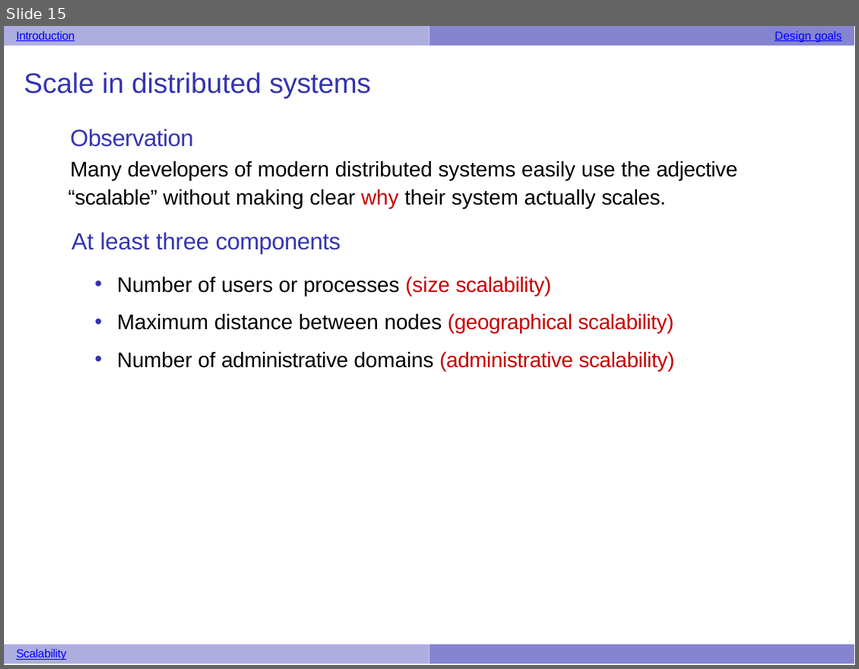
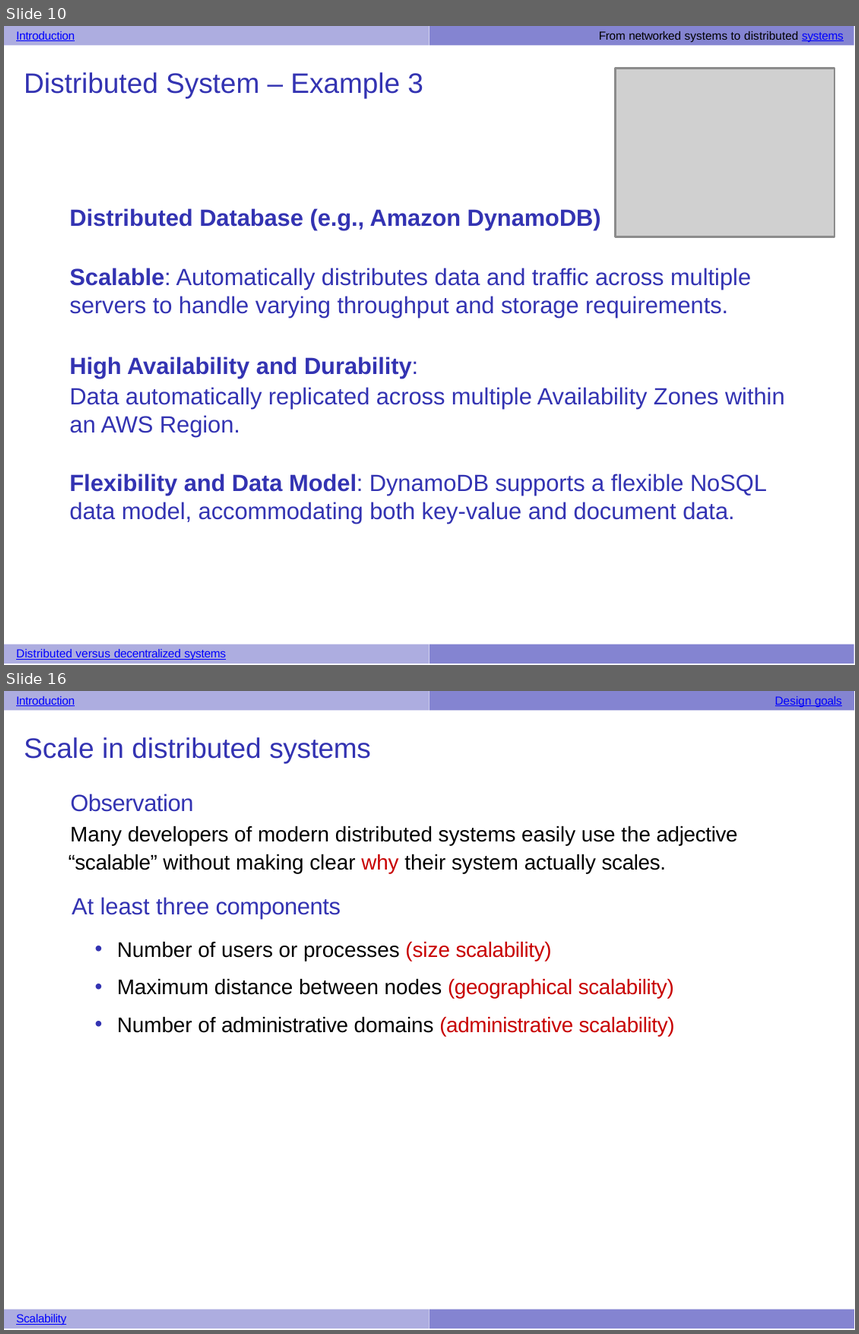
Before and after one commit to UVADS/distributed_computing, a slide deck: 02_rdds_and_running_cluster/01_intro_distributed_systems_apt.pptx. Shown one above the other, each under a label of ours: slide 15 before the commit, slides 10 and 16 after it; the slides between them are not shown. The pictures are 859x669 and 859x1334 pixels, drawn with LibreOffice and Linux fonts; fonts in the diff are those of the drawing; grey boxes stand for pictures. Boxes give left, top, right and bottom in pixels: in the first picture for what was removed or moved away, otherwise in the second. Text is boxed around its words. In the diff, an @@ line names an element or a change of style, - is before the commit and + after.

Commit message:
added distrib systems slide

```diff
--- a/02_rdds_and_running_cluster/01_intro_distributed_systems_apt.pptx
+++ b/02_rdds_and_running_cluster/01_intro_distributed_systems_apt.pptx
@@ slide 10 added at <box>4,26,855,665</box>, background #FFFFFF @@
@@ freeform shape added at <box>4,26,430,47</box>, fill #ADADE0 @@
@@ text added at <box>16,31,844,42</box>, 5 pt, text #000000 @@
+Introduction From networked systems to distributed systems
@@ freeform shape added at <box>430,26,855,47</box>, fill #8484D1 @@
@@ picture added at <box>615,69,835,237</box> @@
@@ title added at <box>24,72,424,98</box>, 12 pt, text #3333B2 @@
+Distributed System – Example 3
@@ text added at <box>69,208,785,524</box>, 10 pt, text #3333B2 @@
+Distributed Database (e.g., Amazon DynamoDB)
+Scalable: Automatically distributes data and traffic across multiple servers to handle varying throughput and storage requirements.
+High Availability and Durability:
+Data automatically replicated across multiple Availability Zones within an AWS Region.
+Flexibility and Data Model: DynamoDB supports a flexible NoSQL data model, accommodating both key-value and document data.
@@ freeform shape added at <box>4,644,430,664</box>, fill #ADADE0 @@
@@ text added at <box>16,649,226,660</box>, 5 pt, text #0000FF, underline @@
+Distributed versus decentralized systems
@@ freeform shape added at <box>430,644,855,664</box>, fill #8484D1 @@
@@ what was slide 15 is now slide 16 @@
```
Also in this commit, not shown: 21 slides changed.
